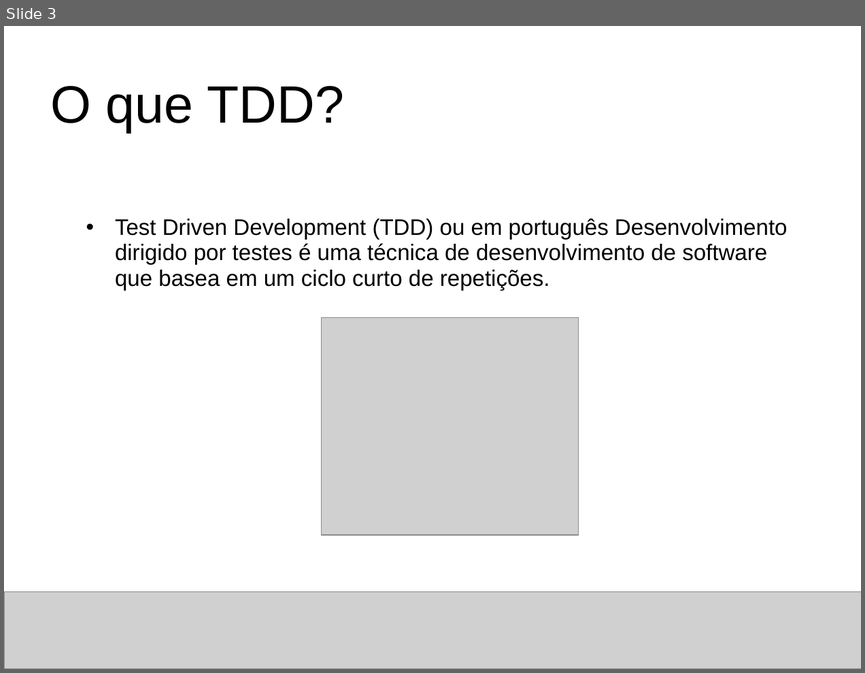
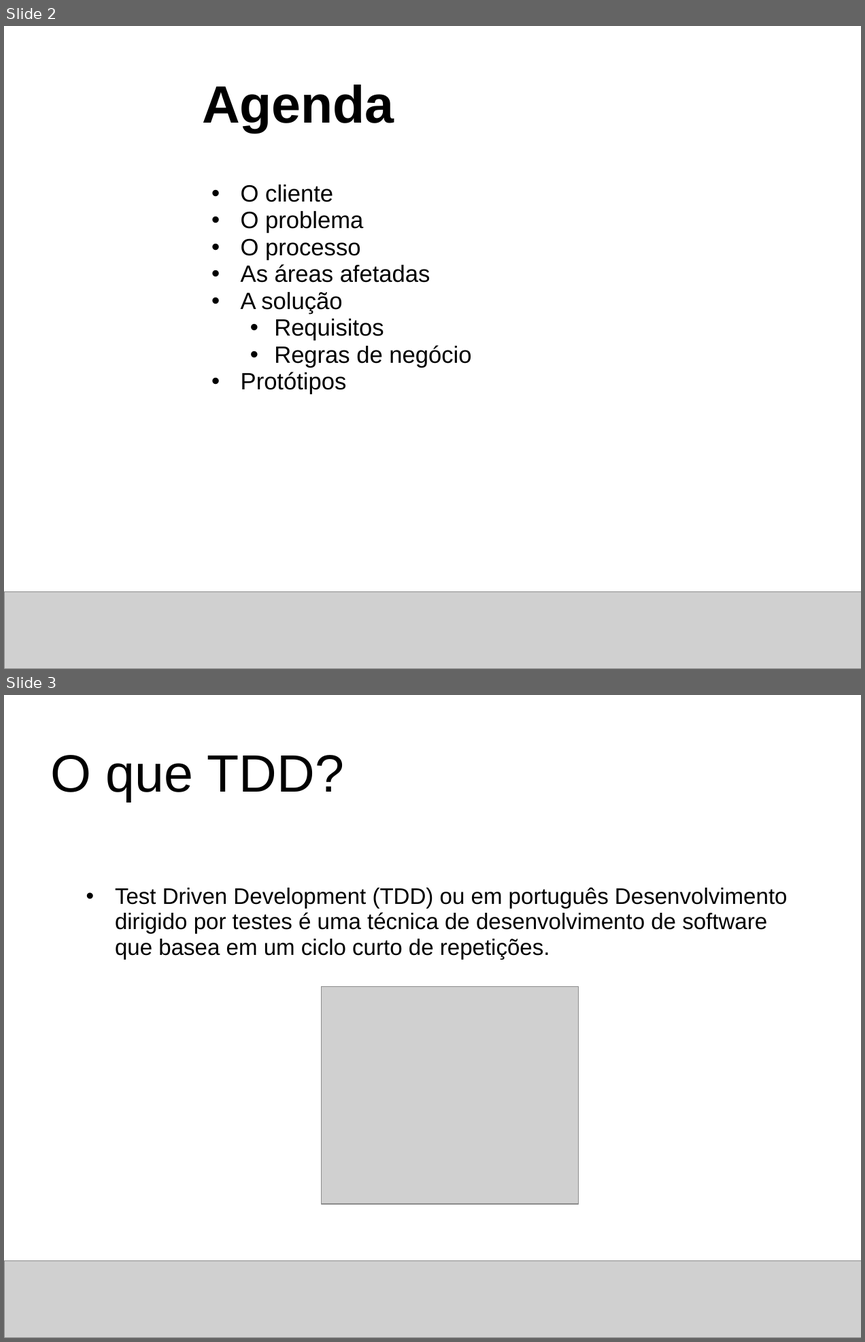
Before and after one commit to thiagoalvsantos/sabrh, a slide deck: Concepção/projeto_final_sabrh_apresentacao_proposta.ppt. Shown one above the other, each under a label of ours: slide 3 before the commit, slides 2 and 3 after it. The pictures are 865x673 and 865x1342 pixels, drawn with LibreOffice and Linux fonts; fonts in the diff are those of the drawing; grey boxes stand for pictures; background and template pictures are left out. Boxes give left, top, right and bottom in pixels: in the first picture for what was removed or moved away, otherwise in the second. Text is boxed around its words. In the diff, an @@ line names an element or a change of style, - is before the commit and + after.

```diff
--- a/Concepção/projeto_final_sabrh_apresentacao_proposta.ppt
+++ b/Concepção/projeto_final_sabrh_apresentacao_proposta.ppt
@@ slide 2 added at bbox=[4, 26, 861, 669], background picture (left out) @@
@@ title added at bbox=[202, 84, 394, 133], 49 pt, text #000000, bold @@
+Agenda
@@ text added at bbox=[241, 184, 471, 394], 22 pt, text #000000 @@
+  • O cliente
+  • O problema
+  • O processo
+  • As áreas afetadas
+  • A solução
+    • Requisitos
+    • Regras de negócio
+  • Protótipos
@@ picture added at bbox=[4, 592, 861, 669] @@
```
Also in this commit, not shown: 1 other slide added, 2 slides removed.
